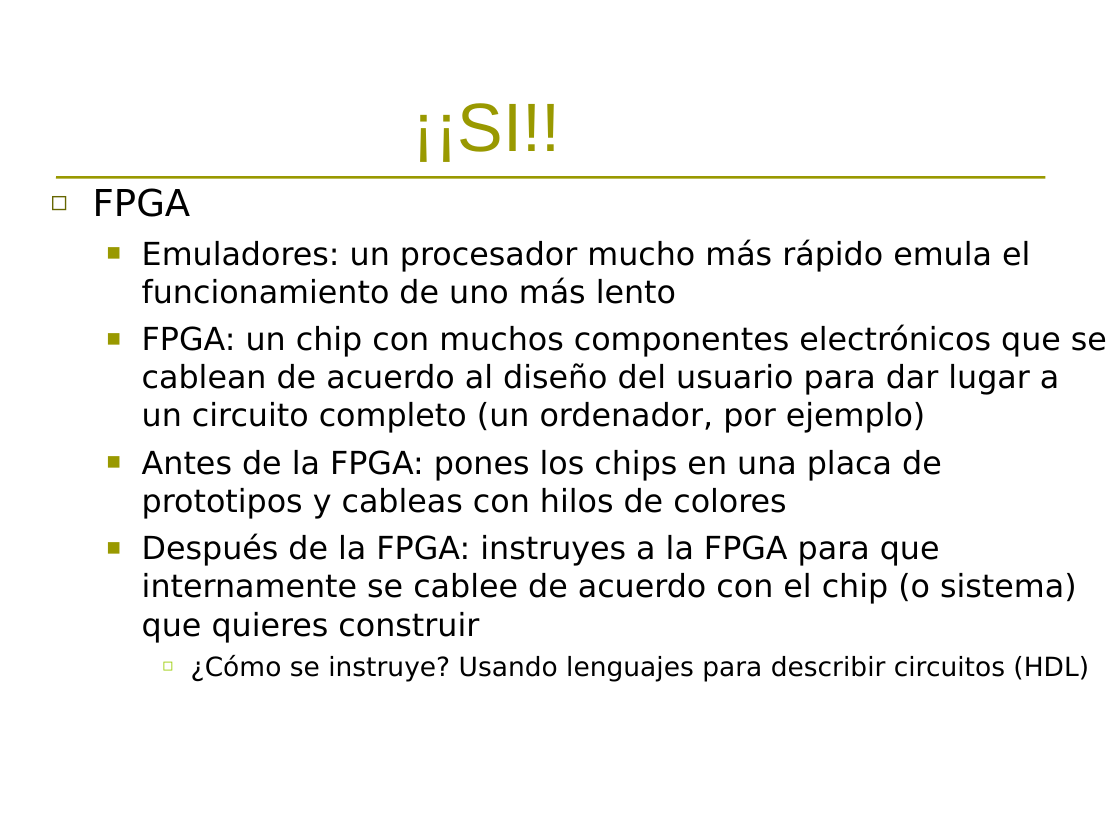
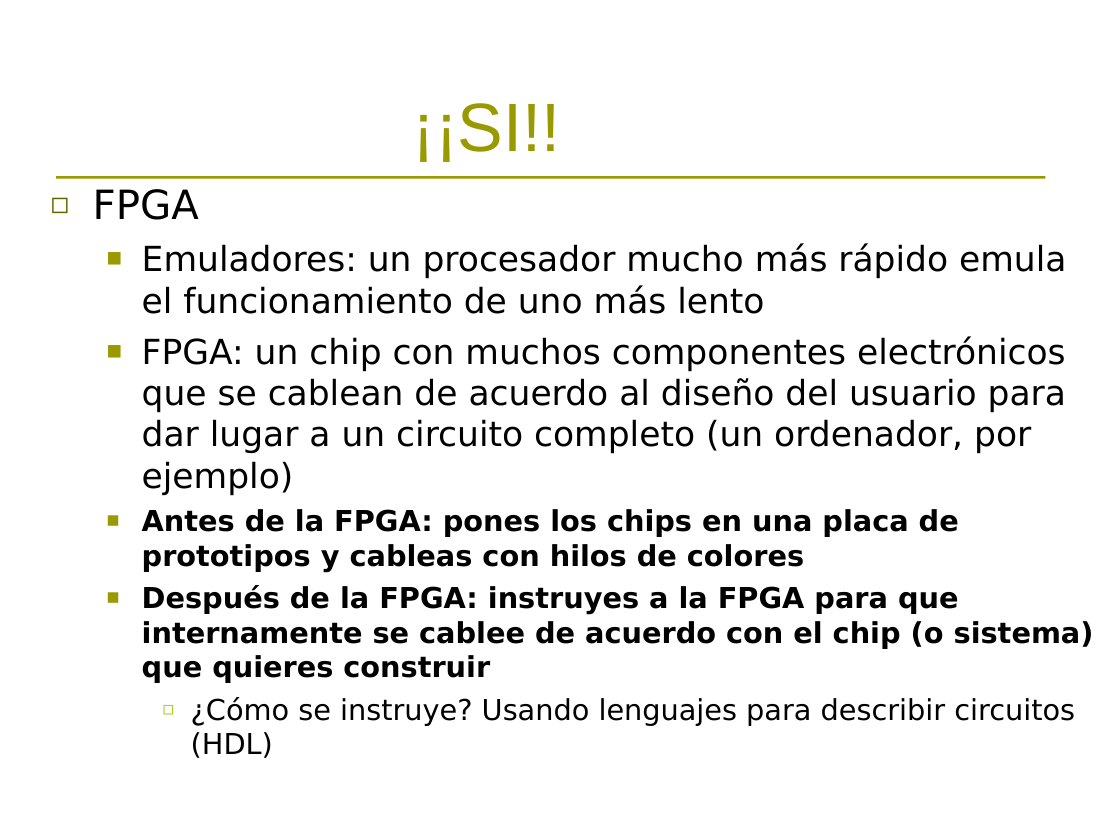
Before and after one commit to TimofonicJunkRoom/zxuno, a slide deck: slide 13 of varios/presentacion_zxuno_retrosevilla.ppt (slide 12 before the commit). Drawn at 1120x840 pixels with LibreOffice and Linux fonts; fonts in the diff are those of the drawing; background and template pictures are left out. Boxes give left, top, right and bottom in pixels: in the first picture for what was removed or moved away, otherwise in the second. Text is boxed around its words. In the diff, an @@ line names an element or a change of style, - is before the commit and + after.

```diff
--- a/varios/presentacion_zxuno_retrosevilla.ppt
+++ b/varios/presentacion_zxuno_retrosevilla.ppt
@@ text "FPGA" at [93, 189, 1094, 726]: size 23.8 to 25.9 pt in "FPGA"; size 20.4 to 22.2 pt in "Emuladores: un procesador mucho más rápido emula ...", "FPGA: un chip con muchos componentes electrónicos ..."; size 20.4 to 18.5 pt, bold on in "Antes de la FPGA: pones los chips ...", "Después de la FPGA: instruyes a la ..."; size 17 to 18.5 pt in "¿Cómo se instruye? Usando lenguajes para describir ..."; less space between paragraphs @@
```
Also in this commit, not shown: 5 other slides changed, 2 slides added, 1 other file.
